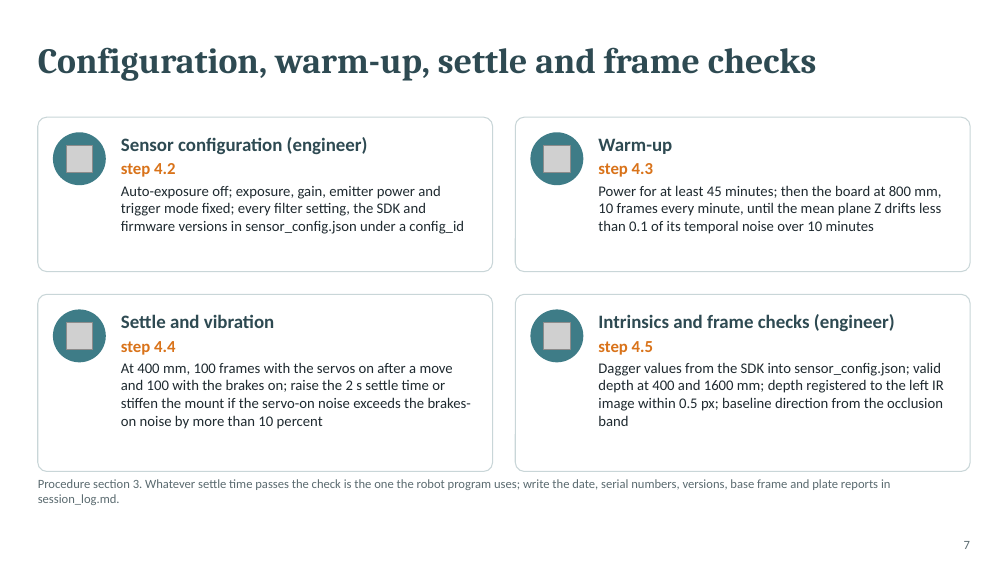
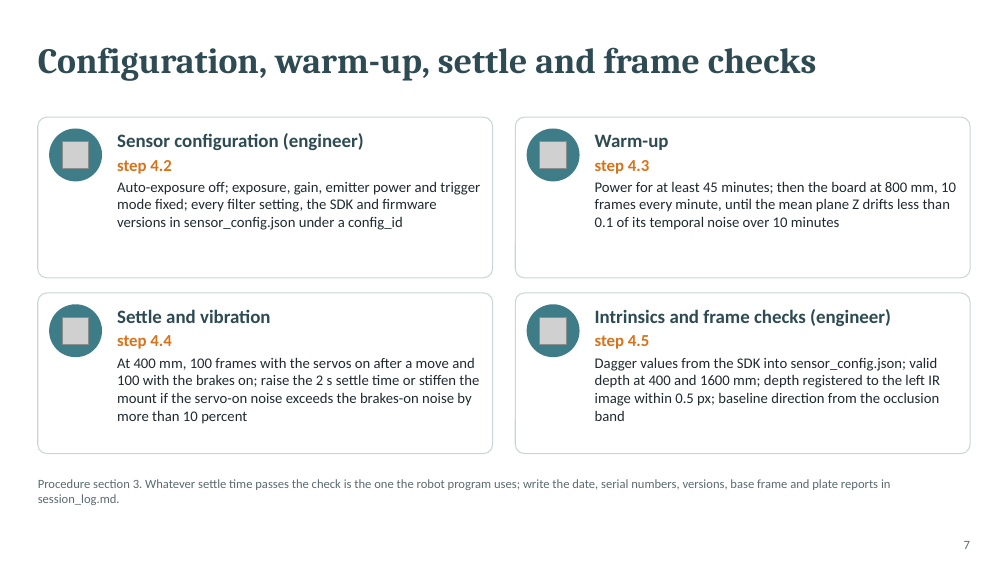
Before and after one commit to glibertyreach/sensor_performance_estimation, a slide deck: slide 7 of docs/presentations/vsx3000_test_procedure.pptx. Drawn at 1008x567 pixels with LibreOffice and Linux fonts; fonts in the diff are those of the drawing; grey boxes stand for pictures. Boxes give left, top, right and bottom in pixels: in the first picture for what was removed or moved away, otherwise in the second. Text is boxed around its words. In the diff, an @@ line names an element or a change of style, - is before the commit and + after.

```diff
--- a/docs/presentations/vsx3000_test_procedure.pptx
+++ b/docs/presentations/vsx3000_test_procedure.pptx
@@ rounded rectangle: place and size @@
-rounded rectangle at (38,117,493,271)
+rounded rectangle at (38,117,493,278)
@@ rounded rectangle: place and size @@
-rounded rectangle at (516,117,971,271)
+rounded rectangle at (516,117,971,278)
@@ text "Sensor configuration (engineer)" rewrapped from (121,137,464,234) to (117,133,480,230) @@
@@ text "Warm-up" rewrapped from (598,138,941,234) to (595,134,956,230) @@
@@ rounded rectangle: place and size @@
-rounded rectangle at (38,294,493,471)
+rounded rectangle at (38,293,493,454)
@@ proportions changed in 4 elements at (38,117,493,278), (516,117,971,278), (38,293,493,454), (516,293,971,454) @@
@@ rounded rectangle: place and size @@
-rounded rectangle at (516,294,971,471)
+rounded rectangle at (516,293,971,454)
@@ text "Settle and vibration" rewrapped from (121,314,471,429) to (117,309,479,424) @@
@@ 4 pictures, 4 ellipses: place and size @@
-4 pictures, 4 ellipses at (53,132,584,362)
+4 pictures, 4 ellipses at (49,129,580,358)
@@ text "Intrinsics and frame checks (engineer)": place and size @@
-text "Intrinsics and frame checks (engineer)" at (598,314,944,426)
+text "Intrinsics and frame checks (engineer)" at (595,309,940,421)
```
Also in this commit, not shown: 12 other slides changed, 18 other files.
